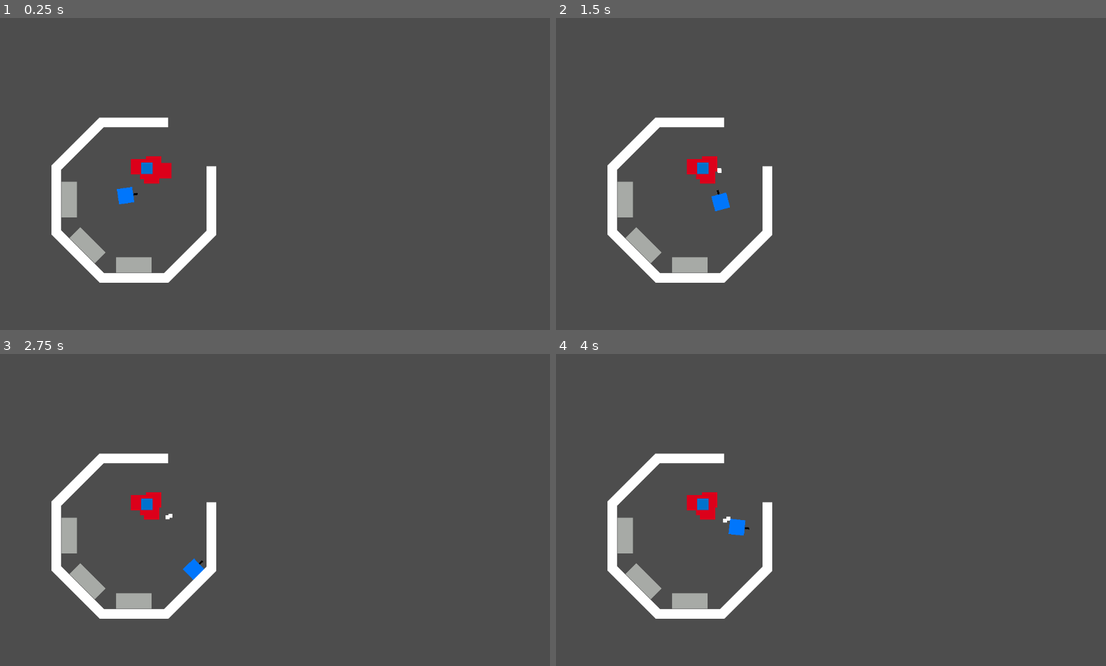
Above: before the commit, frames 1-4 (two rows, left to right).
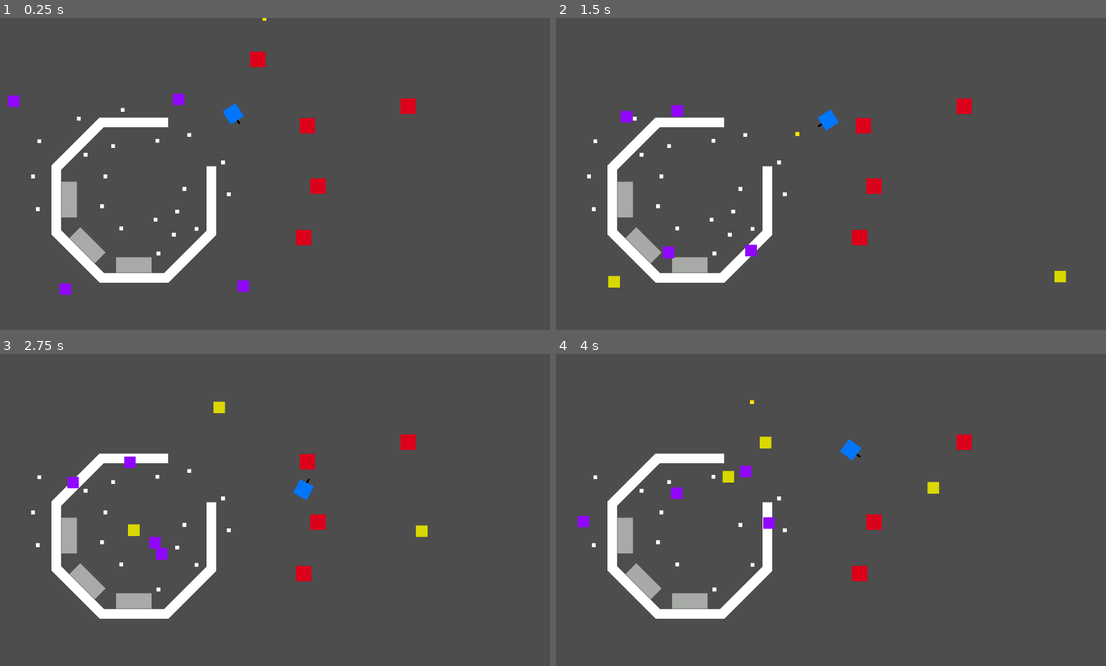
Above: after the commit, the same moments.

Repository: rledford/drone-commander-2025
Game: Godot game, scene res://main.tscn
Same seed, same stepped clock (60 frames per second), same inputs: the game is played once before the commit and once after it.
Inputs (mouse positions are in pixels of both pictures, inside the frame that each line leads up to):
- Up to frame 1 (0.25 s): no input
- Up to frame 2 (1.5 s): move the mouse to (952, 158) at 0.52 s; hold D (move_right) 0.53-1.28 s; tap E (interact) at 0.6 s; move the mouse to (715, 189) at 1.27 s; hold S (move_down) from 1.28 s (still down); click (715, 189) at 1.35 s
- Up to frame 3 (2.75 s): move the mouse to (330, 441) at 2.02 s; release S (move_down) at 2.03 s; hold D (move_right) from 2.03 s (still down); tap E (interact) at 2.1 s
- Up to frame 4 (4 s): move the mouse to (798, 572) at 2.77 s; release D (move_right) at 2.78 s; hold W (move_up) 2.78-3.53 s; click (798, 572) at 2.85 s; move the mouse to (996, 556) at 3.52 s; hold A (move_left) from 3.53 s (still down); tap E (interact) at 3.6 s

The runs differ from the first frame. In frame 1, 2.1% of the frame differs, in the area x 1-76%, y 0-89%; in frame 2, 2.0%; in frame 3, 2.0%; in frame 4, 1.8%.

Commit message:
feat: Setup initial gather and damage drone behaviors.
- Add base Drone class and basic state machine support
- Rework bullet collision event handling.

Diff:
--- a/actors/bullet/bullet.gd
+++ b/actors/bullet/bullet.gd
@@ -21,7 +21,7 @@
 func _physics_process(delta: float) -> void:
 	var collision = move_and_collide(velocity * delta)
 	if collision:
-		EventBus.bullet_hit.emit(self, collision)
+		EventBus.bullet_collided.emit(collision.get_collider(), velocity, damage)
 		EventBus.bullet_expired.emit(self)
 
 
--- /dev/null
+++ b/actors/drone/damage_drone/damage_drone.gd
@@ -0,0 +1,91 @@
+extends Drone
+
+@export var attack_distance_tolerance: float = 32.0
+@export var fire_rate: float = 0.5
+@export var bullet_speed: float = 512.0
+@export var bullet_damage: int = 50
+
+@onready var attack_range: float = scan_range + attack_distance_tolerance * 0.5
+
+var attack_target: Node
+var keep_in_range_position: Vector2
+
+var _last_fire_time: float = -INF
+
+
+func _physics_process(delta: float) -> void:
+	match state:
+		State.IDLE:
+			_update_idle(delta)
+		State.PATROL:
+			_update_patrol(delta)
+		State.ATTACK:
+			_update_attack(delta)
+
+	move_and_slide()
+
+
+func set_state(new_state: State) -> void:
+	super.set_state(new_state)
+
+	match new_state:
+		State.IDLE:
+			attack_target = null
+			patrol_target = null
+		State.PATROL:
+			patrol_target = acquire_target_in_range(PLAYER)
+			plan_patrol_destination()
+		State.ATTACK:
+			pass
+
+
+func fire() -> void:
+	self._last_fire_time = Time.get_ticks_msec()
+
+	var dir = global_position.direction_to(attack_target.global_position)
+	EventBus.bullet_fired.emit(Vector2(position), dir, bullet_speed, bullet_damage)
+
+
+func can_fire() -> bool:
+	return _last_fire_time + fire_rate * 1000.0 < Time.get_ticks_msec()
+
+
+func _update_idle(delta: float) -> void:
+	drift(delta)
+
+	if velocity.is_zero_approx():
+		set_state(State.PATROL)
+		return
+
+
+func _update_patrol(delta: float) -> void:
+	if not is_valid_target(patrol_target):
+		set_state(State.IDLE)
+
+	move_toward_target_position(patrol_destination, delta)
+
+	_scan_for_attack_target()
+
+	if is_valid_target(attack_target):
+		set_state(State.ATTACK)
+		return
+
+	if has_arrived_at_position(patrol_destination):
+		set_state(State.IDLE)
+		return
+
+
+func _update_attack(delta: float) -> void:
+	if not is_valid_target(attack_target):
+		set_state(State.IDLE)
+		return
+
+	keep_target_at_distance(attack_target, scan_range, attack_distance_tolerance, delta)
+
+	if not is_in_range(attack_target, attack_range) or not can_fire(): return
+
+	fire()
+
+
+func _scan_for_attack_target() -> void:
+	attack_target = scan_for_target(ENEMY)
--- /dev/null
+++ b/actors/drone/damage_drone/damage_drone.tscn
@@ -0,0 +1,24 @@
+[gd_scene load_steps=4 format=3 uid="uid://bkxnvn4076qs1"]
+
+[ext_resource type="Script" uid="uid://dyi45038vtrvp" path="res://actors/drone/damage_drone/damage_drone.gd" id="1_o51f5"]
+
+[sub_resource type="CanvasTexture" id="CanvasTexture_o51f5"]
+
+[sub_resource type="CircleShape2D" id="CircleShape2D_cm170"]
+
+[node name="DamageDrone" type="CharacterBody2D"]
+collision_layer = 16
+collision_mask = 0
+script = ExtResource("1_o51f5")
+max_speed = 192.0
+accel = 288.0
+decel = 192.0
+metadata/_custom_type_script = "uid://rdwx1ep4fejj"
+
+[node name="Sprite2D" type="Sprite2D" parent="."]
+modulate = Color(0.85332, 0.847739, 7.70092e-07, 1)
+scale = Vector2(24, 24)
+texture = SubResource("CanvasTexture_o51f5")
+
+[node name="CollisionShape2D" type="CollisionShape2D" parent="."]
+shape = SubResource("CircleShape2D_cm170")
--- /dev/null
+++ b/actors/drone/drone.gd
@@ -0,0 +1,132 @@
+extends CharacterBody2D
+class_name Drone
+
+const SCRAP: StringName = &"scrap"
+const PLAYER: StringName = &"player"
+const ENEMY: StringName = &"enemy"
+const ARRIVE_DIST: float = 8.0
+
+enum State {
+	IDLE,
+	PATROL,
+	GATHER,
+	DROPOFF,
+	ATTACK
+}
+
+@export var max_speed: float = 100.0
+@export var accel: float = 256.0
+@export var decel: float = 128.0
+@export var patrol_range: float = 256.0
+@export var scan_range: float = 256.0
+@export var scan_frequency: float = 1.0
+
+var patrol_destination: Vector2
+var patrol_target: Node
+var state: int = State.IDLE
+var scan_times := {} # { StringName: TicksMilliseconds }
+
+func set_state(new_state: int) -> void:
+	state = new_state
+
+
+func is_valid_target(node) -> bool:
+	return is_instance_valid(node) and node.get_parent() != null
+
+
+func is_in_range(node: Node, max_distance: float) -> bool:
+	return global_position.distance_squared_to(node.global_position) < pow(max_distance, 2)
+
+
+func acquire_target_in_range(group: StringName, max_range: float = INF) -> Node:
+	if get_tree().get_node_count_in_group(group) == 0:
+		return null
+
+	var max_range_squared = pow(max_range, 2) if max_range != INF else max_range
+	var nodes = get_tree().get_nodes_in_group(group).filter(
+		func(node):
+			return node.global_position.distance_squared_to(global_position) < max_range_squared
+	)
+
+	if len(nodes) == 0:
+		return null
+
+	return nodes.pick_random()
+
+
+func scan_for_target(group: StringName) -> Node:
+	var last_scan_time = scan_times.get(group, 0)
+	if Time.get_ticks_msec() - last_scan_time < scan_frequency * 1000.0:
+		return
+
+	scan_times.set(group, Time.get_ticks_msec())
+
+	return acquire_target_in_range(group, scan_range)
+
+
+func drift(delta: float) -> void:
+	velocity = velocity.move_toward(Vector2.ZERO, decel * delta)
+
+
+func plan_patrol_destination() -> void:
+	if not is_valid_target(patrol_target):
+		patrol_destination = Vector2(global_position)
+
+	var random_dir = Vector2.RIGHT.rotated(randf() * TAU)
+	var random_dist = randf_range(patrol_range * 0.5, patrol_range)
+
+	patrol_destination = (
+		Vector2(patrol_target.global_position) + random_dir * random_dist
+	)
+
+
+func move_toward_target_node(target: Node, delta: float) -> void:
+	move_toward_target_position(target.global_position, delta)
+
+
+func move_toward_target_position(pos: Vector2, delta: float) -> void:
+	var dir = global_position.direction_to(pos)
+
+	var is_moving_toward_x = sign(dir.x) == sign(velocity.x)
+	var is_moving_toward_y = sign(dir.y) == sign(velocity.y)
+
+	velocity.x = move_toward(
+		velocity.x, dir.x * max_speed,
+		delta * (accel if is_moving_toward_x else decel)
+	)
+
+	velocity.y = move_toward(
+		velocity.y, dir.y * max_speed,
+		delta * (accel if is_moving_toward_y else decel)
+	)
+
+
+func keep_target_at_distance(target: Node, desired_distance: float, tolerance: float, delta: float) -> void:
+	var dist = global_position.distance_to(target.global_position)
+	var direction_to_move = Vector2.ZERO
+	var distance_error: float = 0.0
+
+	if dist < desired_distance - tolerance:
+		# move away
+		direction_to_move = target.global_position.direction_to(global_position)
+		distance_error = desired_distance - tolerance - dist
+	elif dist > desired_distance + tolerance:
+		# move toward
+		direction_to_move = global_position.direction_to(target.global_position)
+		distance_error = dist - (desired_distance + tolerance)
+	else:
+		drift(delta)
+		return
+
+	var speed = clamp(distance_error * 0.5, 0, max_speed)
+	var pos = Vector2(global_position + (direction_to_move * speed))
+
+	move_toward_target_position(pos, delta)
+
+
+func has_arrived_at_node(target: Node, arrive_distance: float = ARRIVE_DIST) -> bool:
+	return has_arrived_at_position(target.global_position, arrive_distance)
+
+
+func has_arrived_at_position(pos: Vector2, arrive_distance: float = ARRIVE_DIST) -> bool:
+	return global_position.distance_squared_to(pos) <= pow(arrive_distance, 2)
--- a/actors/drone/gather_drone/gather_drone.gd
+++ b/actors/drone/gather_drone/gather_drone.gd
@@ -1,36 +1,133 @@
-extends CharacterBody2D
+extends Drone
 
-@export var carry_capacity: int = 3
 @onready var dropzone: Area2D = $Dropzone
 
-var _carry_count: int = 0
-var _scrap_target: Node2D
+@export var max_scrap: int = 3
+
+var total_scrap: int = 0
+var pickup_target: Node
+var dropoff_target: Node
+
 
 
 func _ready() -> void:
-	EventBus.scrap_collect_requested.connect(_on_scrap_collect_requested)
+	EventBus.scrap_pickup_requested.connect(_on_scrap_pickup_requested)
 	dropzone.body_entered.connect(_on_dropzone_body_entered)
 
 
-func _process(_delta: float) -> void:
-	pass
+func _physics_process(delta: float) -> void:
+	match state:
+		State.IDLE:
+			_update_idle(delta)
+		State.PATROL:
+			_update_patrol(delta)
+		State.GATHER:
+			_update_gather(delta)
+		State.DROPOFF:
+			_update_dropoff(delta)
+
+	move_and_slide()
+
+func set_state(new_state: State) -> void:
+	super.set_state(new_state)
+
+	if new_state == State.DROPOFF:
+		dropoff_target = acquire_target_in_range(PLAYER)
+	elif new_state == State.PATROL:
+		patrol_target = acquire_target_in_range(PLAYER)
+		plan_patrol_destination()
 
 
-func _physics_process(_delta: float) -> void:
-	move_and_slide()
+func _scan_for_pickups() -> void:
+	pickup_target = scan_for_target(SCRAP)
 
 
-func _on_scrap_collect_requested(by: Node, scrap: Node, amount: int) -> void:
+func _update_idle(delta: float) -> void:
+	drift(delta)
+
+	if has_pickup_capacity():
+		_scan_for_pickups()
+		if is_valid_target(pickup_target):
+			set_state(State.GATHER)
+			return
+
+	if can_drop_off():
+		set_state(State.DROPOFF)
+		return
+
+	if velocity.is_zero_approx():
+		set_state(State.PATROL)
+		return
+
+
+func _update_patrol(delta: float) -> void:
+	if not is_valid_target(patrol_target):
+		set_state(State.IDLE)
+
+	move_toward_target_position(patrol_destination, delta)
+
+	if has_pickup_capacity():
+		_scan_for_pickups()
+		if is_valid_target(pickup_target):
+			set_state(State.GATHER)
+			return
+
+	if has_arrived_at_position(patrol_destination):
+		set_state(State.IDLE)
+		return
+
+
+func _update_gather(delta: float) -> void:
+	if not is_valid_target(pickup_target):
+		set_state(State.IDLE)
+
+	move_toward_target_node(pickup_target, delta)
+
+	if must_drop_off():
+		set_state(State.DROPOFF)
+
+
+func has_pickup_capacity() -> bool:
+	return total_scrap < max_scrap
+
+
+func can_drop_off() -> bool:
+	return total_scrap > 0
+
+
+func must_drop_off() -> bool:
+	return total_scrap >= max_scrap
+
+
+func _update_dropoff(delta: float) -> void:
+	if not is_valid_target(dropoff_target):
+		set_state(State.IDLE)
+
+	move_toward_target_node(dropoff_target, delta)
+
+
+func _on_scrap_pickup_requested(by: Node, scrap: Node, amount: int) -> void:
 	if by != self: return
-	if _carry_count + amount > carry_capacity: return
+	if total_scrap + amount > max_scrap: return
 
-	_carry_count += amount
-	print('gathered scrap')
+	total_scrap += amount
+
+	EventBus.scrap_picked_up.emit(self, scrap)
+
+	if total_scrap == max_scrap:
+		set_state(State.DROPOFF)
 
 
 func _on_dropzone_body_entered(by: Node) -> void:
-	if not _carry_count: return
+	if not total_scrap: return
 
-	EventBus.scrap_delivered.emit(self, by, _carry_count)
+	EventBus.scrap_delivered.emit(self, by, total_scrap)
 
-	_carry_count = 0
+	total_scrap = 0
+
+	set_state(State.IDLE)
+
+
+func _draw():
+	# draw_circle(Vector2.ZERO, scan_range, Color.BLUE, false, 0.5, true)
+	pass
--- a/actors/drone/gather_drone/gather_drone.tscn
+++ b/actors/drone/gather_drone/gather_drone.tscn
@@ -8,14 +8,15 @@
 radius = 11.0454
 
 [sub_resource type="CircleShape2D" id="CircleShape2D_elyho"]
-radius = 8.0
+radius = 7.81025
 
 [node name="GatherDrone" type="CharacterBody2D"]
+collision_layer = 16
 collision_mask = 8
 script = ExtResource("1_36357")
 
 [node name="Sprite2D" type="Sprite2D" parent="."]
-modulate = Color(0, 0.44857, 0.803199, 1)
+modulate = Color(0.563861, 0.0282466, 1, 1)
 scale = Vector2(24, 24)
 texture = SubResource("CanvasTexture_36357")
 
--- a/actors/enemy/test_enemy/test_enemy.gd
+++ b/actors/enemy/test_enemy/test_enemy.gd
@@ -1 +1,16 @@
 extends CharacterBody2D
+
+@export var max_hp: int = 50
+@onready var hp = max_hp
+
+func _ready() -> void:
+	EventBus.bullet_collided.connect(_handle_bullet_collided)
+
+
+func _handle_bullet_collided(with: Node, _vel: Vector2, damage: int) -> void:
+	if with != self: return
+
+	hp -= damage
+
+	if hp <= 0:
+		queue_free()
--- a/actors/player/player.gd
+++ b/actors/player/player.gd
@@ -12,7 +12,7 @@
 
 
 func _ready() -> void:
-	EventBus.scrap_collect_requested.connect(_on_scrap_collect_requested)
+	EventBus.scrap_pickup_requested.connect(_on_scrap_pickup_requested)
 
 
 func _process(_delta: float) -> void:
@@ -62,7 +62,7 @@
 	look_at(get_global_mouse_position())
 
 
-func _on_scrap_collect_requested(by: Node, scrap: Node, amount: int) -> void:
+func _on_scrap_pickup_requested(by: Node, scrap: Node, amount: int) -> void:
 	if by != self: return
 
 	EventBus.scrap_collected.emit(by, scrap, amount)
--- a/actors/scrap/scrap.gd
+++ b/actors/scrap/scrap.gd
@@ -24,4 +24,4 @@
 
 
 func _on_collected(by: Node, _item_id: String, amount: int) -> void:
-	EventBus.scrap_collect_requested.emit(by, self, amount)
+	EventBus.scrap_pickup_requested.emit(by, self, amount)
--- a/actors/scrap/scrap.tscn
+++ b/actors/scrap/scrap.tscn
@@ -22,6 +22,7 @@
 
 [node name="CollectibleArea" type="Area2D" parent="."]
 collision_layer = 8
+collision_mask = 17
 
 [node name="CollisionShape2D" type="CollisionShape2D" parent="CollectibleArea"]
 shape = SubResource("CircleShape2D_glojv")
--- a/globals/event_bus.gd
+++ b/globals/event_bus.gd
@@ -3,13 +3,14 @@
 
 # player
 signal player_dead
-signal bullet_hit(bullet: Node, collision: KinematicCollision2D)
+signal bullet_collided(with: Node, velocity: Vector2, damage: int)
 signal bullet_fired(position: Vector2, direction: Vector2, speed: float, damage: int)
 signal bullet_expired(bullet: Node)
 
 # scrap
 signal scrap_dropped(position: Vector2)
-signal scrap_collect_requested(by: Node, scrap: Node, amount: int)
+signal scrap_pickup_requested(by: Node, scrap: Node, amount: int)
+signal scrap_picked_up(by: Node, scrap: Node)
 signal scrap_collected(by: Node, scrap: Node, amount: int)
 signal scrap_delivered(by: Node, to: Node, amount: int)
 signal total_scrap_changed(old_scrap: int, new_scrap: int)
--- a/main.tscn
+++ b/main.tscn
@@ -1,12 +1,14 @@
-[gd_scene load_steps=8 format=3 uid="uid://b6q8wks4ev5mq"]
+[gd_scene load_steps=10 format=3 uid="uid://b6q8wks4ev5mq"]
 
 [ext_resource type="PackedScene" uid="uid://ixic0jq3dl22" path="res://managers/game_manager/game_manager.tscn" id="1_1bvp3"]
 [ext_resource type="PackedScene" uid="uid://by0qoac7eocyx" path="res://actors/player/player.tscn" id="2_0xm2m"]
 [ext_resource type="PackedScene" uid="uid://biqfrlv8afh32" path="res://managers/pool_manager/pool_manager.tscn" id="2_lquwl"]
+[ext_resource type="PackedScene" uid="uid://ckj8myqtxuoiq" path="res://actors/scrap/scrap.tscn" id="3_5vw27"]
 [ext_resource type="PackedScene" uid="uid://bmrpgxq4n2bvx" path="res://actors/workbench/workbench.tscn" id="3_h2yge"]
 [ext_resource type="PackedScene" uid="uid://c2peryne0m35g" path="res://actors/enemy/test_enemy/test_enemy.tscn" id="5_7mycd"]
 [ext_resource type="PackedScene" uid="uid://bpj6awi0qwf6r" path="res://actors/drone/gather_drone/gather_drone.tscn" id="7_5vw27"]
 [ext_resource type="PackedScene" uid="uid://bcapq0a0qq6o6" path="res://actors/station/station.tscn" id="7_272bh"]
+[ext_resource type="PackedScene" uid="uid://bkxnvn4076qs1" path="res://actors/drone/damage_drone/damage_drone.tscn" id="9_kek77"]
 
 [node name="Main" type="Node2D"]
 
@@ -21,12 +23,72 @@
 
 [node name="Scrap" type="Node" parent="World"]
 
+[node name="Scrap" parent="World/Scrap" instance=ExtResource("3_5vw27")]
+position = Vector2(404, 243)
+
+[node name="Scrap2" parent="World/Scrap" instance=ExtResource("3_5vw27")]
+position = Vector2(338, 255)
+
+[node name="Scrap3" parent="World/Scrap" instance=ExtResource("3_5vw27")]
+position = Vector2(474, 300)
+
+[node name="Scrap4" parent="World/Scrap" instance=ExtResource("3_5vw27")]
+position = Vector2(266, 191)
+
+[node name="Scrap5" parent="World/Scrap" instance=ExtResource("3_5vw27")]
+position = Vector2(246, 266)
+
+[node name="Scrap6" parent="World/Scrap" instance=ExtResource("3_5vw27")]
+position = Vector2(394, 355)
+
+[node name="Scrap7" parent="World/Scrap" instance=ExtResource("3_5vw27")]
+position = Vector2(175, 209)
+
+[node name="Scrap8" parent="World/Scrap" instance=ExtResource("3_5vw27")]
+position = Vector2(379, 402)
+
+[node name="Scrap9" parent="World/Scrap" instance=ExtResource("3_5vw27")]
+position = Vector2(189, 284)
+
+[node name="Scrap10" parent="World/Scrap" instance=ExtResource("3_5vw27")]
+position = Vector2(419, 438)
+
+[node name="Scrap11" parent="World/Scrap" instance=ExtResource("3_5vw27")]
+position = Vector2(93, 256)
+
+[node name="Scrap12" parent="World/Scrap" instance=ExtResource("3_5vw27")]
+position = Vector2(80, 329)
+
+[node name="Scrap13" parent="World/Scrap" instance=ExtResource("3_5vw27")]
+position = Vector2(230, 329)
+
+[node name="Scrap14" parent="World/Scrap" instance=ExtResource("3_5vw27")]
+position = Vector2(223, 391)
+
+[node name="Scrap15" parent="World/Scrap" instance=ExtResource("3_5vw27")]
+position = Vector2(334, 419)
+
+[node name="Scrap16" parent="World/Scrap" instance=ExtResource("3_5vw27")]
+position = Vector2(372, 450)
+
+[node name="Scrap17" parent="World/Scrap" instance=ExtResource("3_5vw27")]
+position = Vector2(263, 437)
+
+[node name="Scrap18" parent="World/Scrap" instance=ExtResource("3_5vw27")]
+position = Vector2(90, 397)
+
+[node name="Scrap19" parent="World/Scrap" instance=ExtResource("3_5vw27")]
+position = Vector2(486, 366)
+
+[node name="Scrap20" parent="World/Scrap" instance=ExtResource("3_5vw27")]
+position = Vector2(340, 489)
+
 [node name="Bullets" type="Node" parent="World"]
 
 [node name="Player" type="Node" parent="World"]
 
 [node name="Player" parent="World/Player" instance=ExtResource("2_0xm2m")]
-position = Vector2(272, 369)
+position = Vector2(495, 199)
 
 [node name="DamageWB" parent="World/Player" instance=ExtResource("3_h2yge")]
 position = Vector2(193, 472)
@@ -45,27 +107,22 @@
 craft_type = &"support_drone"
 craft_time = 3.0
 
-[node name="Enemies" type="Node" parent="World" groups=["enemy"]]
+[node name="Enemies" type="Node" parent="World"]
 
 [node name="TestEnemy" parent="World/Enemies" instance=ExtResource("5_7mycd")]
-position = Vector2(330, 303)
+position = Vector2(649, 224)
 
 [node name="TestEnemy2" parent="World/Enemies" instance=ExtResource("5_7mycd")]
-position = Vector2(318, 319)
+position = Vector2(671, 349)
 
 [node name="TestEnemy3" parent="World/Enemies" instance=ExtResource("5_7mycd")]
-position = Vector2(326, 328)
+position = Vector2(858, 183)
 
 [node name="TestEnemy4" parent="World/Enemies" instance=ExtResource("5_7mycd")]
-position = Vector2(299, 309)
+position = Vector2(641, 456)
 
 [node name="TestEnemy5" parent="World/Enemies" instance=ExtResource("5_7mycd")]
-position = Vector2(351, 317)
-
-[node name="Drones" type="Node" parent="World"]
-
-[node name="GatherDrone" parent="World/Drones" instance=ExtResource("7_5vw27")]
-position = Vector2(316, 312)
+position = Vector2(546, 86)
 
 [node name="ControlPoints" type="Node" parent="World"]
 
@@ -74,4 +131,27 @@
 [node name="Station" parent="World/Station" instance=ExtResource("7_272bh")]
 position = Vector2(289, 217)
 
+[node name="Drones" type="Node" parent="World"]
+
+[node name="GatherDrone" parent="World/Drones" instance=ExtResource("7_5vw27")]
+position = Vector2(389, 165)
+
+[node name="GatherDrone2" parent="World/Drones" instance=ExtResource("7_5vw27")]
+position = Vector2(33, 168)
+
+[node name="GatherDrone3" parent="World/Drones" instance=ExtResource("7_5vw27")]
+position = Vector2(523, 564)
+
+[node name="GatherDrone4" parent="World/Drones" instance=ExtResource("7_5vw27")]
+position = Vector2(140, 570)
+
+[node name="DamageDrone" parent="World/Drones" instance=ExtResource("9_kek77")]
+position = Vector2(576, -99)
+
+[node name="DamageDrone2" parent="World/Drones" instance=ExtResource("9_kek77")]
+position = Vector2(1228, 705)
+
+[node name="DamageDrone3" parent="World/Drones" instance=ExtResource("9_kek77")]
+position = Vector2(-27, 727)
+
 [node name="UI" type="CanvasLayer" parent="."]
--- a/managers/game_manager/game_manager.gd
+++ b/managers/game_manager/game_manager.gd
@@ -19,16 +19,6 @@
 	bullet_container.add_child(bullet)
 
 
-func on_bullet_hit(_bullet: Node, collision: KinematicCollision2D) -> void:
-	var collider := collision.get_collider() as Node2D
-	if collider.is_in_group(&"enemy"):
-		collider.queue_free()
-		var scrap_count = randi_range(2,3)
-		for _i in range(scrap_count):
-			EventBus.scrap_dropped.emit(collider.global_position)
-
-
-
 func on_bullet_expired(bullet: Node) -> void:
 	print("bullet expired")
 	if not is_instance_of(bullet, Bullet): return
@@ -46,7 +36,11 @@
 	scrap_container.add_child(scrap)
 
 
-func on_scrap_collected(by: Node, scrap: Node, amount: int) -> void:
+func on_scrap_picked_up(_by: Node, scrap: Node) -> void:
+	pool_manager.get_pool(&"scrap").release(scrap)
+
+
+func on_scrap_collected(_by: Node, scrap: Node, amount: int) -> void:
 	var old_scrap = _total_scrap
 	_total_scrap += amount
 
@@ -55,7 +49,7 @@
 	EventBus.total_scrap_changed.emit(old_scrap, _total_scrap)
 
 
-func on_scrap_delivered(by: Node, to: Node, amount: int) -> void:
+func on_scrap_delivered(_by: Node, _to: Node, amount: int) -> void:
 	print("delivered %s scrap" % amount)
 	var old_scrap = _total_scrap
 	_total_scrap += amount
@@ -75,9 +69,9 @@
 func connect_signals():
 	EventBus.scrap_dropped.connect(on_scrap_dropped)
 	EventBus.scrap_delivered.connect(on_scrap_delivered)
+	EventBus.scrap_picked_up.connect(on_scrap_picked_up)
 	EventBus.scrap_collected.connect(on_scrap_collected)
 	EventBus.bullet_fired.connect(on_bullet_fired)
-	EventBus.bullet_hit.connect(on_bullet_hit)
 	EventBus.bullet_expired.connect(on_bullet_expired)
 	EventBus.drone_craft_requested.connect(on_drone_craft_requested)
 
--- a/project.godot
+++ b/project.godot
@@ -73,3 +73,4 @@
 2d_physics/layer_2="Enemy"
 2d_physics/layer_3="Structure"
 2d_physics/layer_4="Pickup"
+2d_physics/layer_5="Drone"
Not shown, added: actors/drone/damage_drone/damage_drone.gd.uid
Not shown, added: actors/drone/drone.gd.uid
Not shown, removed: icon.svg.import
